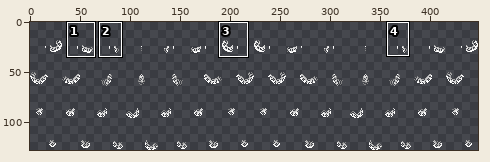
Two states of a sprite sheet, Resources/Textures/_EE/Mobs/Customization/Tajaran/leotail.rsi/leotailanim_primary.png. Above, an overview of the earlier version with the close-up marked.
Close-up. Before the commit:
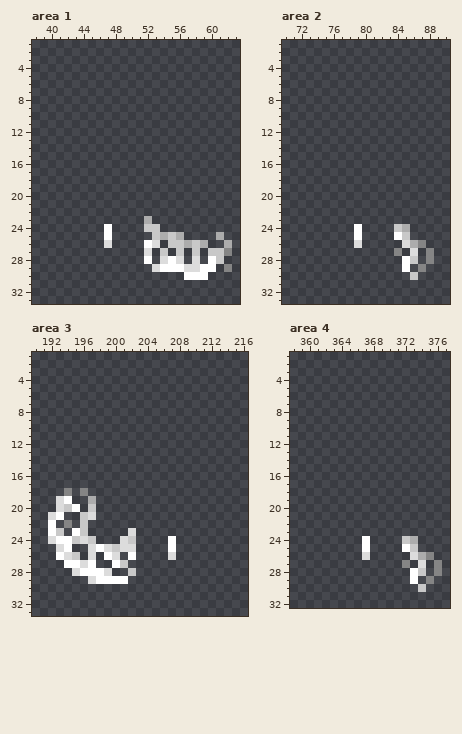
The file is 448x128 pixels. Colours within 5 levels of each other are drawn and written as one. Shown: area 1: x 38..63, y 1..33; area 2: x 70..90, y 1..33; area 3: x 190..216, y 1..33; area 4: x 358..377, y 1..32. The commit also changed other parts of the picture, which this record leaves out.
New version:
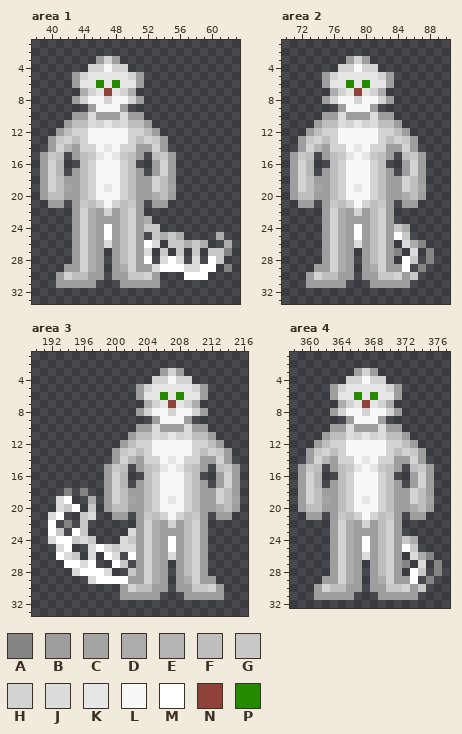
Palette (. is transparent): A #858585  B #9e9e9e  C #a5a5a5  D #acacac  E #b5b5b5  F #bebebe  G #c8c8c8  H #d3d3d3  J #dcdcdc  K #e6e6e6  L #f8f8f8  M #ffffff  N #8f4239  P #248a00
From old to new:
--- area 1
@@ x 38..63 @@
  2 ..........................
- 3 ..........................
- 4 ..........................
- 5 ..........................
- 6 ..........................
- 7 ..........................
- 8 ..........................
- 9 ..........................
-10 ..........................
-11 ..........................
-12 ..........................
-13 ..........................
-14 ..........................
-15 ..........................
-16 ..........................
-17 ..........................
-18 ..........................
-19 ..........................
-20 ..........................
-21 ..........................
-22 ..........................
-23 ..............D...........
-24 .........M....GG..........
-25 .........M.....GDGD....D..
-26 .........J....MJ.GGDGD..D.
-27 ..............J.G.G.G.GGA.
-28 ..............M.JMJ.J.MG..
-29 ...............JMMMJJMM.A.
-30 ...................MMM....
-31 ..........................
+ 3 ........BHB...............
+ 4 .......HHLHH..............
+ 5 .....BHKKKKKHB............
+ 6 .....BKKPKPKKB............
+ 7 ......DHKNKHD.............
+ 8 .....BHLLHLLHB............
+ 9 .......BLLLB..............
+10 .....BBJBBBJBB............
+11 ....BFFJHKHJFFB...........
+12 ...BFHHLLLLLHHFB..........
+13 ..BGHFHLLLLLHFHGB.........
+14 ..BHEBHHLKLHHBBHB.........
+15 .BGF.BFGKLKGFB.FGB........
+16 .BHE..FHLLLHF..BHB........
+17 .BHE.BFHLLLHFB.BHB........
+18 .BHFBBFHLLLHFBBHFB........
+19 .BHFCBFHLKLHFBBHFC........
+20 .BFFBBFHLLLHFBBDFB........
+21 ..BB.BGFHLHFGB.BB.........
+22 .....BHDBHBFHB............
+23 .....BHDBBBFHBD...........
+24 .....BHDBMBFHBGG..........
+25 .....BHDBMBFHB.GDGD....D..
+26 .....BHDBJBFHBMJ.GGDGD..D.
+27 .....BHDB.BFHBJ.G.G.G.GGA.
+28 .....BHDB.BFHBM.JMJ.J.MG..
+29 ....BBHDB.BDHBBJMMMJJMM.A.
+30 ...BHFFBB.BBGGHB...MMM....
+31 ...BBBBB...BBBBB..........
 32 ..........................
--- area 2
@@ x 70..90 @@
  2 .....................
- 3 .....................
- 4 .....................
- 5 .....................
- 6 .....................
- 7 .....................
- 8 .....................
- 9 .....................
-10 .....................
-11 .....................
-12 .....................
-13 .....................
-14 .....................
-15 .....................
-16 .....................
-17 .....................
-18 .....................
-19 .....................
-20 .....................
-21 .....................
-22 .....................
-23 .....................
-24 .........M....GD.....
-25 .........M....MG.....
-26 .........J.....JDA...
-27 ..............A.J.A..
-28 ...............MG.A..
-29 ...............M.A...
-30 ................G....
-31 .....................
+ 3 ........BHB..........
+ 4 .......HHLHH.........
+ 5 .....BHKKKKKHB.......
+ 6 .....BKKPKPKKB.......
+ 7 ......DHKNKHD........
+ 8 .....BHLLHLLHB.......
+ 9 .......BLLLB.........
+10 .....BBJBBBJBB.......
+11 ....BFFJHKHJFFB......
+12 ...BFHHLLLLLHHFB.....
+13 ..BGHFHLLLLLHFHGB....
+14 ..BHEBHHLKLHHBBHB....
+15 .BGF.BFGKLKGFB.FGB...
+16 .BHE..FHLLLHF..BHB...
+17 .BHE.BFHLLLHFB.BHB...
+18 .BHFBBFHLLLHFBBHFB...
+19 .BHFCBFHLKLHFBBHFC...
+20 .BFFBBFHLLLHFBBDFB...
+21 ..BB.BGFHLHFGB.BB....
+22 .....BHDBHBFHB.......
+23 .....BHDBBBFHB.......
+24 .....BHDBMBFHBGD.....
+25 .....BHDBMBFHBMG.....
+26 .....BHDBJBFHB.JDA...
+27 .....BHDB.BFHBA.J.A..
+28 .....BHDB.BFHB.MG.A..
+29 ....BBHDB.BDHBBM.A...
+30 ...BHFFBB.BBGGHBG....
+31 ...BBBBB...BBBBB.....
 32 .....................
--- area 3
@@ x 190..216 @@
  2 ...........................
- 3 ...........................
- 4 ...........................
- 5 ...........................
- 6 ...........................
- 7 ...........................
- 8 ...........................
- 9 ...........................
-10 ...........................
-11 ...........................
-12 ...........................
-13 ...........................
-14 ...........................
-15 ...........................
-16 ...........................
-17 ...........................
-18 ....A.A....................
-19 ...JM..D...................
-20 ...JGM.G...................
-21 ..JM..GJ...................
-22 ..M.A.G....................
-23 ..MG.MG.....J..............
-24 ..JMMGJG...JG....M.........
-25 ...JM..JMJGJJ....M.........
-26 ...MJG.J.MJ.M....J.........
-27 ....MMJM..MG...............
-28 .....JMMMJ..G..............
-29 .......JMMMM...............
-30 ...........................
-31 ...........................
+ 3 ................BHB........
+ 4 ...............HHLHH.......
+ 5 .............BHKKKKKHB.....
+ 6 .............BKKPKPKKB.....
+ 7 ..............DHKNKHD......
+ 8 .............BHLLHLLHB.....
+ 9 ...............BLLLB.......
+10 .............BBJBBBJBB.....
+11 ............BFFJHKHJFFB....
+12 ...........BFHHLLLLLHHFB...
+13 ..........BGHFHLLLLLHFHGB..
+14 ..........BHEBHHLKLHHBBHB..
+15 .........BGF.BFGKLKGFB.FGB.
+16 .........BHE..FHLLLHF..BHB.
+17 .........BHE.BFHLLLHFB.BHB.
+18 ....A.A..BHFBBFHLLLHFBBHFB.
+19 ...JM..D.BHFCBFHLKLHFBBHFC.
+20 ...JGM.G.BFFBBFHLLLHFBBDFB.
+21 ..JM..GJ..BB.BGFHLHFGB.BB..
+22 ..M.A.G......BHDBHBFHB.....
+23 ..MG.MG.....JBHDBBBFHB.....
+24 ..JMMGJG...JGBHDBMBFHB.....
+25 ...JM..JMJGJJBHDBMBFHB.....
+26 ...MJG.J.MJ.MBHDBJBFHB.....
+27 ....MMJM..MG.BHDB.BFHB.....
+28 .....JMMMJ..GBHDB.BFHB.....
+29 .......JMMMMBBHDB.BDHBB....
+30 ...........BHFFBB.BBGGHB...
+31 ...........BBBBB...BBBBB...
 32 ...........................
--- area 4
@@ x 358..377 @@
  2 ....................
- 3 ....................
- 4 ....................
- 5 ....................
- 6 ....................
- 7 ....................
- 8 ....................
- 9 ....................
-10 ....................
-11 ....................
-12 ....................
-13 ....................
-14 ....................
-15 ....................
-16 ....................
-17 ....................
-18 ....................
-19 ....................
-20 ....................
-21 ....................
-22 ....................
-23 ....................
-24 .........M....GD....
-25 .........M....MG....
-26 .........J.....JDA..
-27 ..............A.J.A.
-28 ...............MG.A.
-29 ...............M.A..
-30 ................G...
-31 ....................
+ 3 ........BHB.........
+ 4 .......HHLHH........
+ 5 .....BHKKKKKHB......
+ 6 .....BKKPKPKKB......
+ 7 ......DHKNKHD.......
+ 8 .....BHLLHLLHB......
+ 9 .......BLLLB........
+10 .....BBJBBBJBB......
+11 ....BFFJHKHJFFB.....
+12 ...BFHHLLLLLHHFB....
+13 ..BGHFHLLLLLHFHGB...
+14 ..BHEBHHLKLHHBBHB...
+15 .BGF.BFGKLKGFB.FGB..
+16 .BHE..FHLLLHF..BHB..
+17 .BHE.BFHLLLHFB.BHB..
+18 .BHFBBFHLLLHFBBHFB..
+19 .BHFCBFHLKLHFBBHFC..
+20 .BFFBBFHLLLHFBBDFB..
+21 ..BB.BGFHLHFGB.BB...
+22 .....BHDBHBFHB......
+23 .....BHDBBBFHB......
+24 .....BHDBMBFHBGD....
+25 .....BHDBMBFHBMG....
+26 .....BHDBJBFHB.JDA..
+27 .....BHDB.BFHBA.J.A.
+28 .....BHDB.BFHB.MG.A.
+29 ....BBHDB.BDHBBM.A..
+30 ...BHFFBB.BBGGHBG...
+31 ...BBBBB...BBBBB....
 32 ....................
